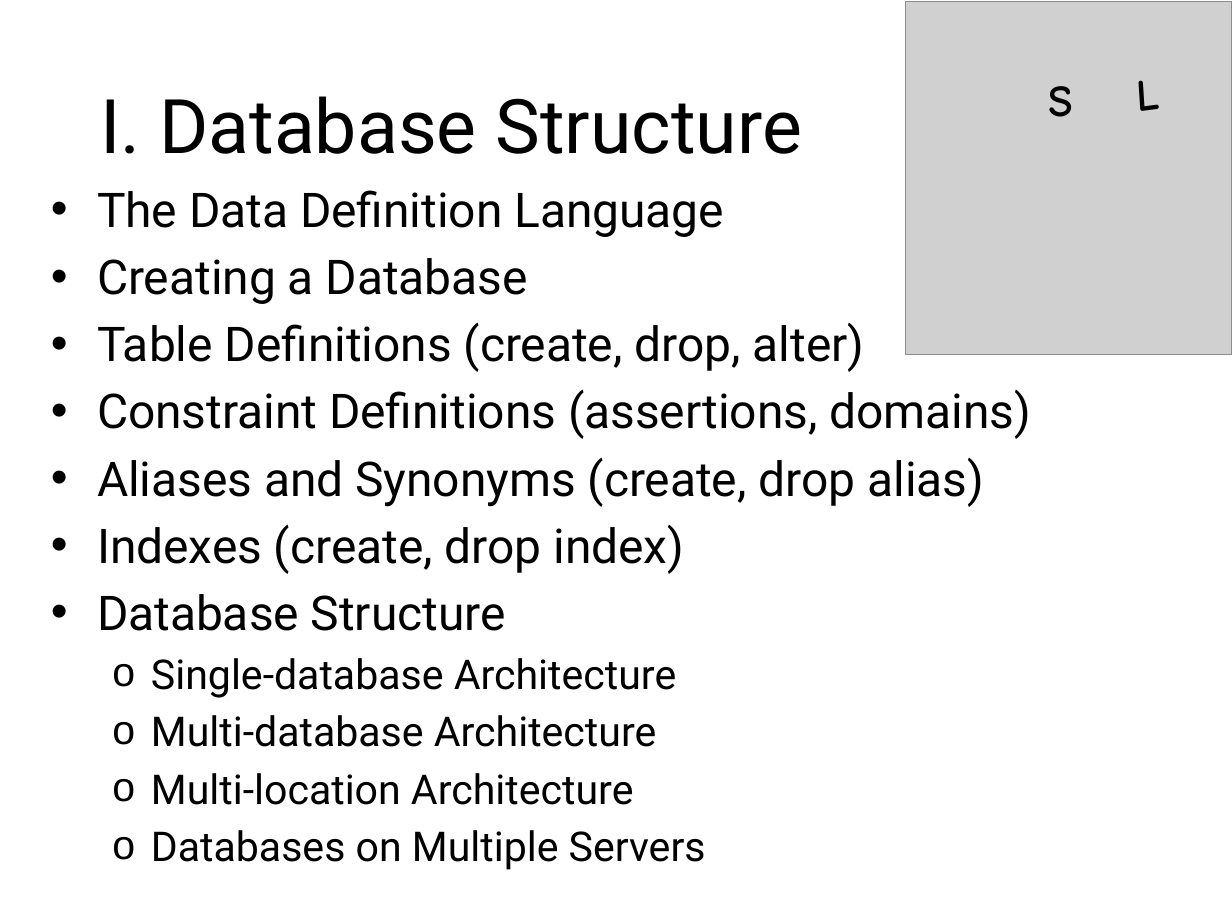
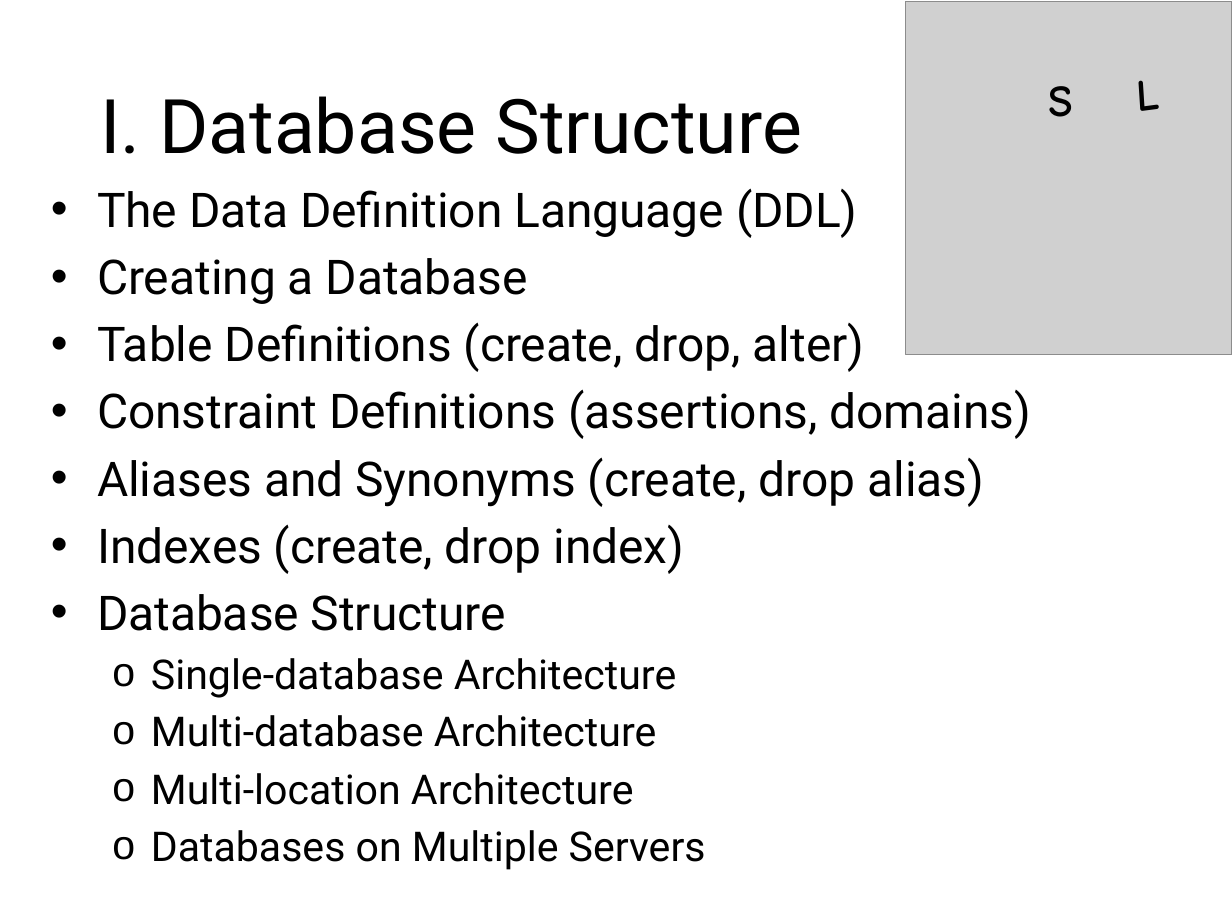
Before and after one commit to sonvq/sqltraining, a slide deck: slide 7 of QS_Training_SQL_Overview.pptx. Drawn at 1232x924 pixels with LibreOffice and Linux fonts; fonts in the diff are those of the drawing; grey boxes stand for pictures; background and template pictures are left out. Boxes give left, top, right and bottom in pixels: in the first picture for what was removed or moved away, otherwise in the second. Text is boxed around its words. In the diff, an @@ line names an element or a change of style, - is before the commit and + after.

```diff
--- a/QS_Training_SQL_Overview.pptx
+++ b/QS_Training_SQL_Overview.pptx
@@ text at [97, 188, 858, 238]: text changed @@
-• The Data Definition Language
+• The Data Definition Language (DDL)
```
Also in this commit, not shown: 4 other slides changed.
